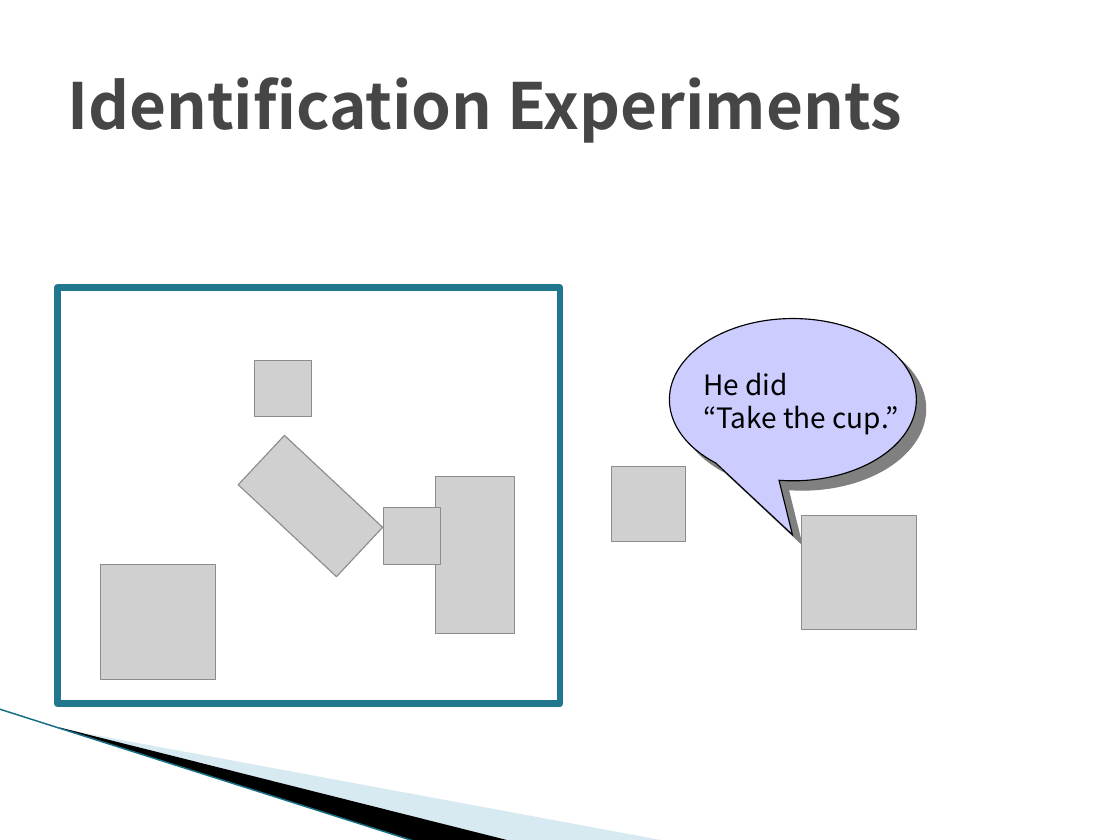
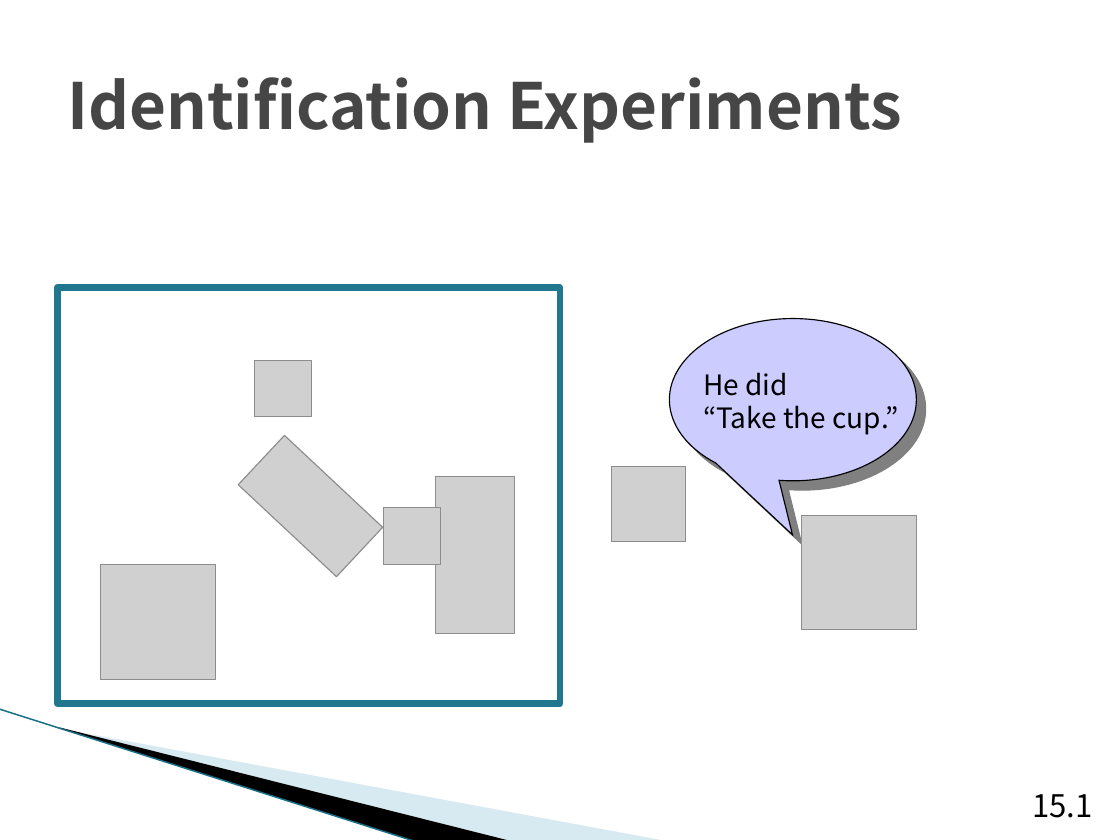
Before and after one commit to TetsuyaKomota/GitforEclipseTest, a slide deck: slide 19 of IntentionLearning/memo/Understanding Intentions(for seminar)_silde.pptx (slide 18 before the commit). Drawn at 1120x840 pixels with LibreOffice and Linux fonts; fonts in the diff are those of the drawing; grey boxes stand for pictures; background and template pictures are left out. Boxes give left, top, right and bottom in pixels: in the first picture for what was removed or moved away, otherwise in the second. Text is boxed around its words. In the diff, an @@ line names an element or a change of style, - is before the commit and + after.

```diff
--- a/IntentionLearning/memo/Understanding Intentions(for seminar)_silde.pptx
+++ b/IntentionLearning/memo/Understanding Intentions(for seminar)_silde.pptx
@@ text added at (1032, 794, 1092, 818), 20 pt, text #000000 @@
+15.1
```
Also in this commit, not shown: 23 other slides changed, 1 slide added, 1 other file.
